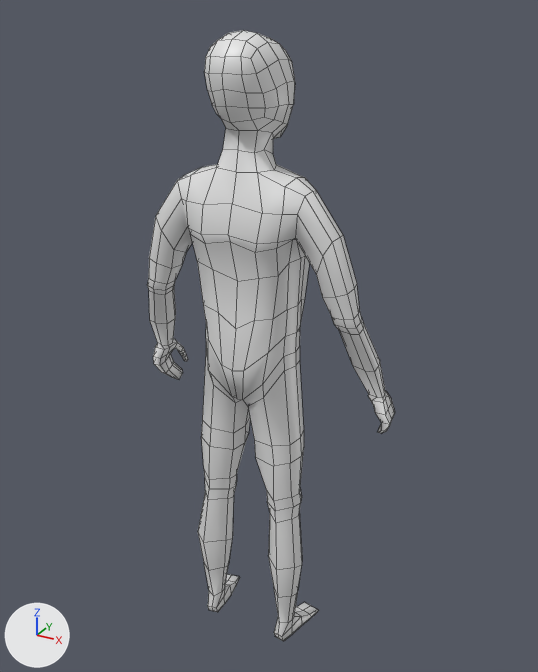
An edit to the Blender file Art Assets/Blender Player/PlayerV2.blend, drawn before and after from the same camera.
Before and after are seen from a 50 mm lens placed at (2.56, -4.41, 4.92), pointed at (0.05, 0.15, 2.65). Every picture has the same lights, and +X, +Y and +Z are marked at lower left. Mesh edges are drawn as thin lines.
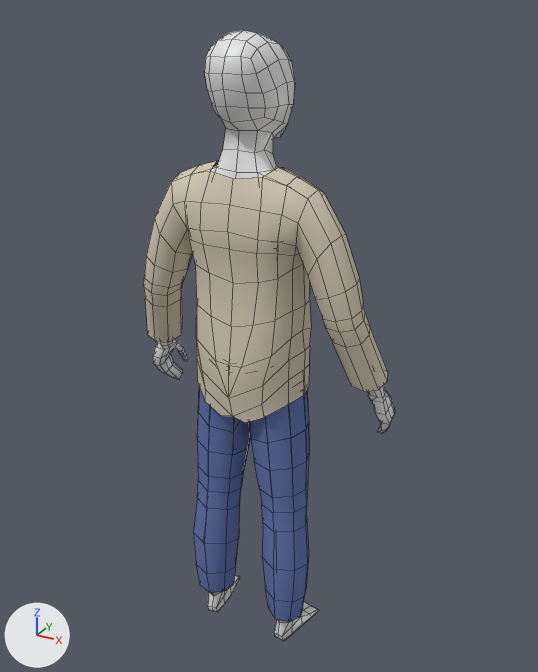
What differs and where, as boxes [x1, y1, x2, y2] in the pictures (538 x 672 px):
'Cube', reshaped
    before: [147, 30, 395, 641]
    after: [153, 30, 395, 641]
'Shirt', added
    after: [144, 161, 388, 423]
'Pants', added (blue)
    after: [193, 386, 309, 622]
part 1 of me_cube, added
    after: [211, 591, 289, 623]
part 2 of me_cube, built on
    before: [147, 164, 375, 501]
    after: [206, 164, 281, 179]

Edits to the bpy script that builds the scene:
```text
Add mat_shirt:
    mat_shirt = principled_material('Shirt')
    mat_shirt.base_color = (0.662, 0.598, 0.47)  # light grey #d5cbb6
    mat_shirt.specular_ior_level = 0.0
Add mat_pants_material:
    mat_pants_material = principled_material('Pants material')
    mat_pants_material.base_color = (0.133, 0.186, 0.42)  # blue #6677ad
    mat_pants_material.specular_ior_level = 0.0
Change me_cube:
    used by ob_cube; location = (0.0, 0.0, 0.0)
    remove me_cube.from_pydata(...)  # 375 vertices, 347 faces, 4 loose edges; spans x -1.06..0.0, y -0.35..0.36, z 0.01..4.8
    add me_cube.from_pydata(...)  # 464 vertices, 423 faces, 7 loose edges; spans x -1.06..0.0, y -0.35..0.36, z 0.01..4.8
    me_cube part 1: a new loose piece of 80 vertices spanning x -0.49..-0.03, y -0.27..0.19, z 0.19..2.54, in mat_material (white #e7e7e7)
    me_cube part 2
    5 vertices are removed from x -1.06..-0.97, y 0.1..0.23, z 2.02..2.34
    12 faces are deleted
    26 vertices move from x -0.82..0.0, y -0.33..0.24, z 1.35..3.89 to x -0.82..0.0, y -0.32..0.24, z 1.35..3.89
    14 vertices are added at x -0.38..-0.04, y -0.23..0.19, z 0.2..2.3
    3 loose edges are added
    16 new faces join them
Add me_cube_003:
    me_cube_003.from_pydata(...)  # 136 vertices, 116 faces, 5 loose edges; spans x -1.03..0.0, y -0.37..0.33, z 2.14..3.97
    me_cube_003.polygons.foreach_set('use_smooth', [True] * 116)
    me_cube_003.materials.append(mat_shirt)  # light grey #d5cbb6
Add me_cube_002:
    me_cube_002.from_pydata(...)  # 139 vertices, 128 faces, 2 loose edges; spans x -0.54..0.0, y -0.35..0.27, z 0.28..2.78
    me_cube_002.polygons.foreach_set('use_smooth', [True] * 128)
    me_cube_002.materials.append(mat_pants_material)  # blue #6677ad
Add ob_shirt:
    ob_shirt = bpy.data.objects.new('Shirt', me_cube_003)
    ob_shirt.location = (0.0, 0.0, 0.0)
    _m = ob_shirt.modifiers.new('Mirror', 'MIRROR')
    _m.use_clip = True
Add ob_pants:
    ob_pants = bpy.data.objects.new('Pants', me_cube_002)
    ob_pants.location = (0.0, 0.0, 0.0)
    _m = ob_pants.modifiers.new('Mirror', 'MIRROR')
    _m.use_clip = True
```
